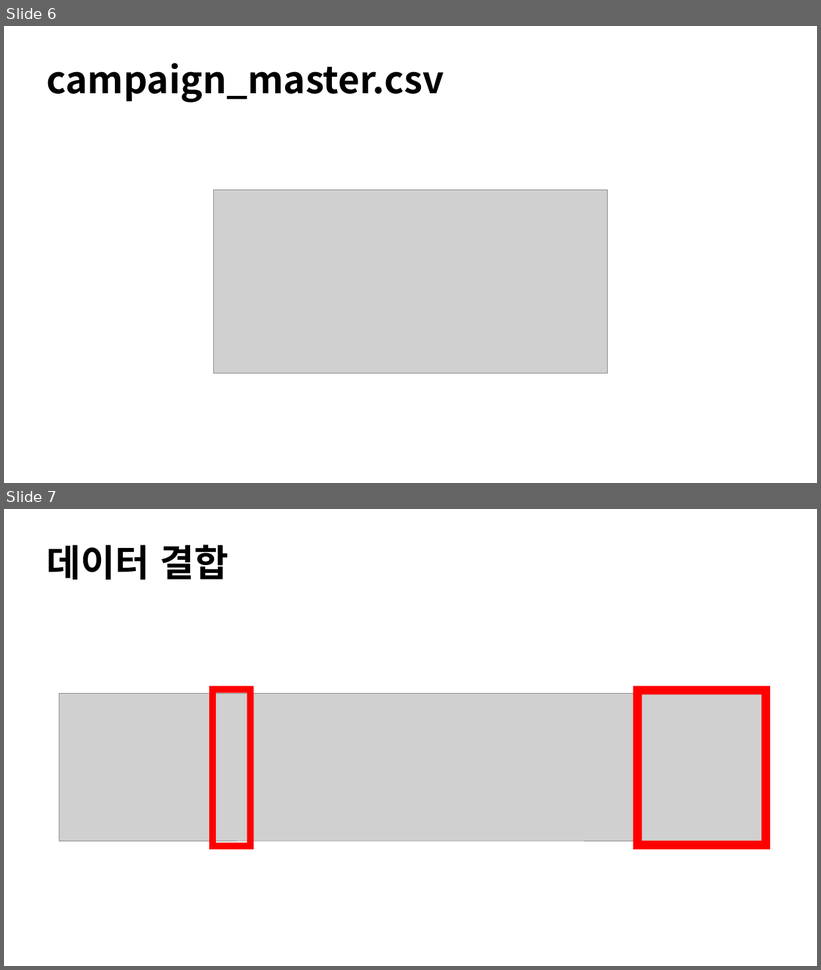
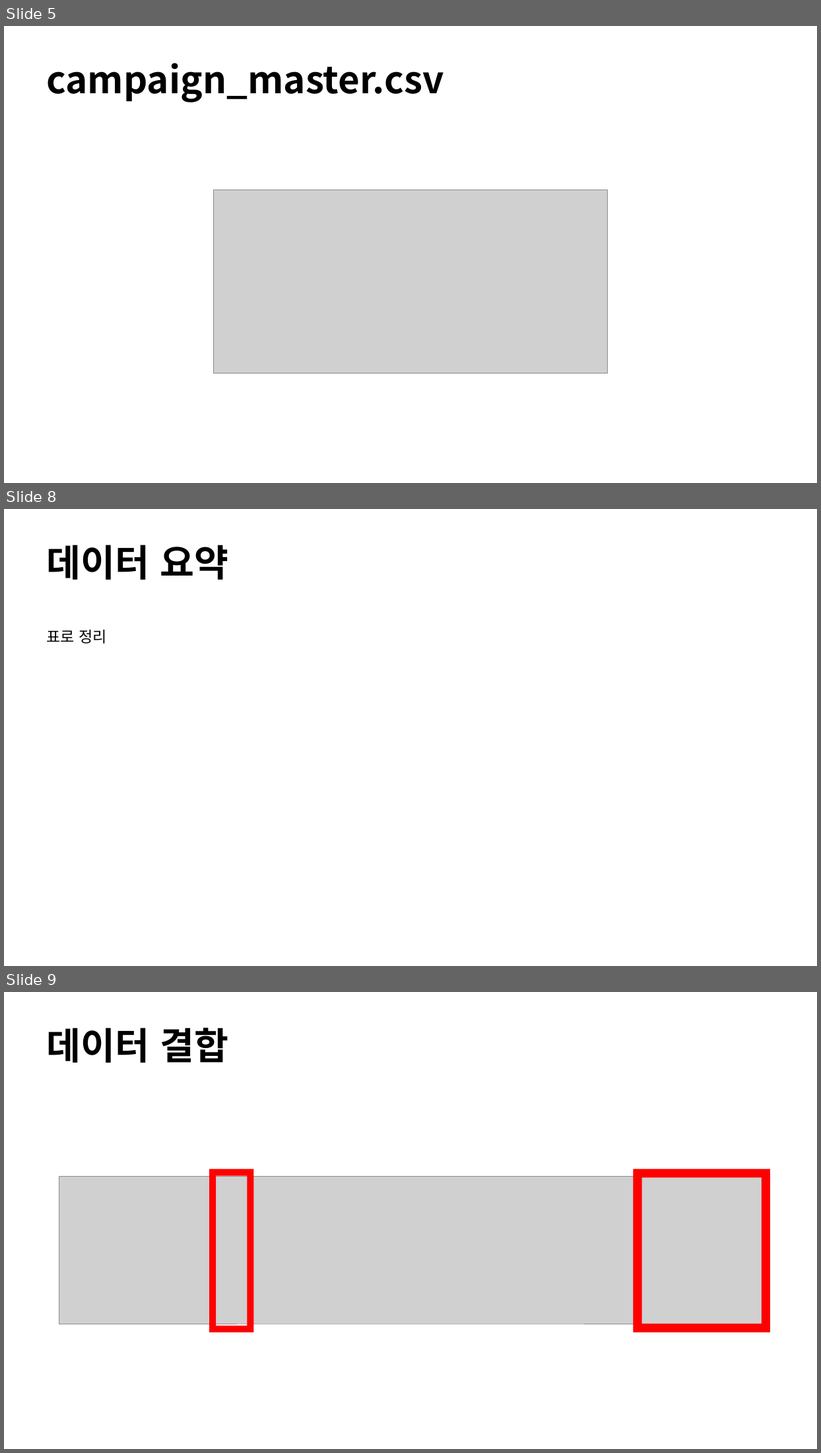
Before and after one commit to aroa97/practice, a slide deck: churn/회원탈퇴예측프로젝트.pptx. Shown one above the other, each under a label of ours: slides 6 and 7 before the commit, slides 5, 8 and 9 after it; the slides between them are not shown. The pictures are 821x970 and 821x1453 pixels, drawn with LibreOffice and Linux fonts; fonts in the diff are those of the drawing; grey boxes stand for pictures. Boxes give left, top, right and bottom in pixels: in the first picture for what was removed or moved away, otherwise in the second. Text is boxed around its words. In the diff, an @@ line names an element or a change of style, - is before the commit and + after.

Commit message:
2024.09.09 업데이트

```diff
--- a/churn/회원탈퇴예측프로젝트.pptx
+++ b/churn/회원탈퇴예측프로젝트.pptx
@@ slide 8 added at <box>4,509,817,966</box>, background #FFFFFF @@
@@ title added at <box>46,545,228,580</box>, 44 pt, text #000000, bold @@
+데이터 요약
@@ text added at <box>46,630,107,644</box>, 18 pt, text #000000 @@
+표로 정리
@@ what was slide 6 is now slide 5 @@
@@ what was slide 7 is now slide 9 @@
```
Also in this commit, not shown: 2 slides changed, 1 other slide added, 9 other files.
